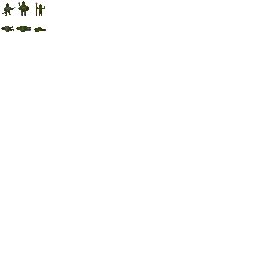
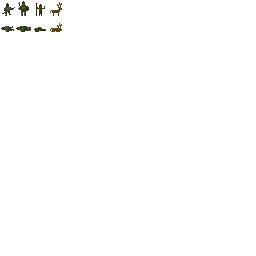
Revision of a layered w=256, h=256 image; what changed, layer by layer:
painted on "Background" over [50, 2, 62, 32]
